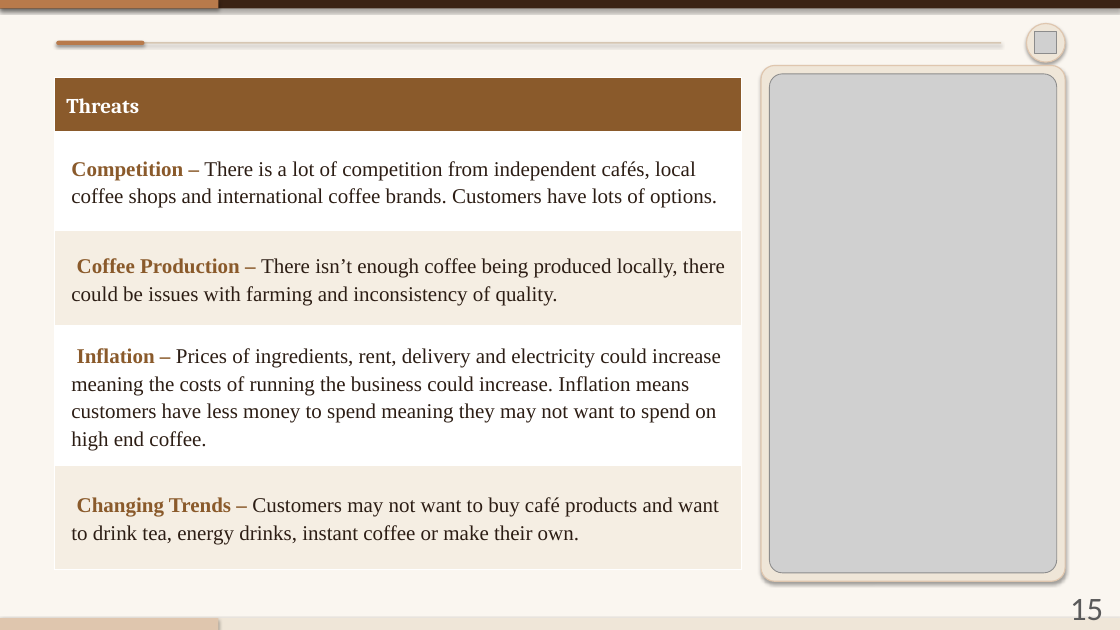
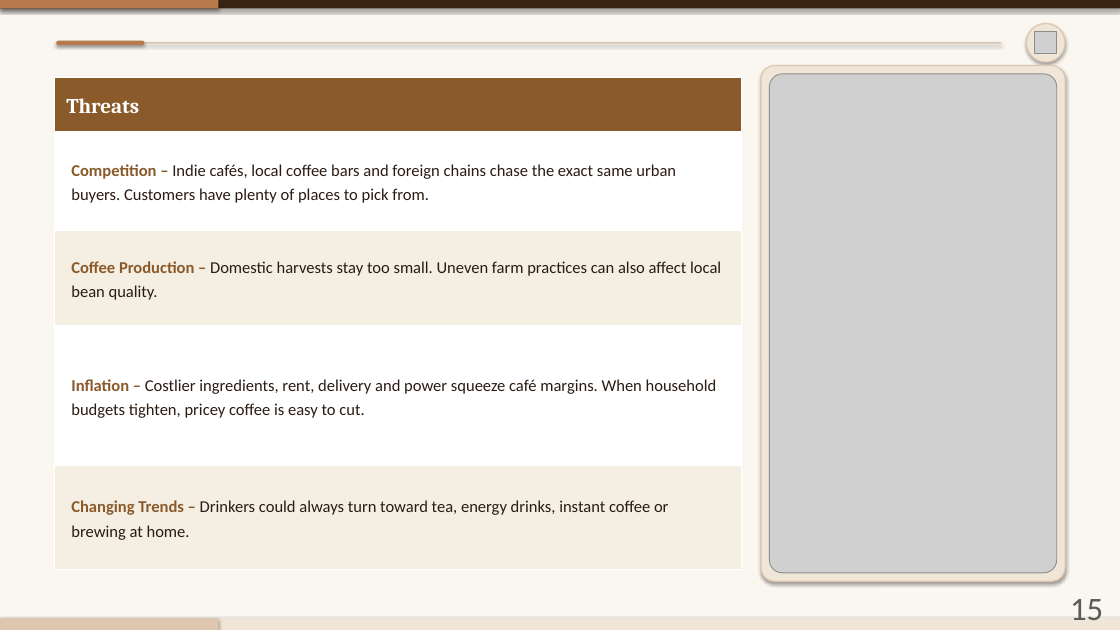
Before and after one commit to AV248/temp, a slide deck: slide 15 of Himalayan_Java_Presentation_Numbered.pptx. Drawn at 1120x630 pixels with LibreOffice and Linux fonts; fonts in the diff are those of the drawing; grey boxes stand for pictures. Boxes give left, top, right and bottom in pixels: in the first picture for what was removed or moved away, otherwise in the second. Text is boxed around its words. In the diff, an @@ line names an element or a change of style, - is before the commit and + after.

```diff
--- a/Himalayan_Java_Presentation_Numbered.pptx
+++ b/Himalayan_Java_Presentation_Numbered.pptx
@@ table at (x1=55, y1=77, x2=742, y2=570) @@
-row 2, column 1: Competition – There is a lot of competition from independent cafés, local coffee shops and international coffee brands. Customers have lots of options.
+row 2, column 1: Competition – Indie cafés, local coffee bars and foreign chains chase the exact same urban buyers. Customers have plenty of places to pick from.
-row 3, column 1: Coffee Production – There isn’t enough coffee being produced locally, there could be issues with farming and inconsistency of quality.
+row 3, column 1: Coffee Production – Domestic harvests stay too small. Uneven farm practices can also affect local bean quality.
-row 4, column 1: Inflation – Prices of ingredients, rent, delivery and electricity could increase meaning the costs of running the business could increase. Inflation means customers have less money to spend meaning they may not want to spend on high end coffee.
+row 4, column 1: Inflation – Costlier ingredients, rent, delivery and power squeeze café margins. When household budgets tighten, pricey coffee is easy to cut.
-row 5, column 1: Changing Trends – Customers may not want to buy café products and want to drink tea, energy drinks, instant coffee or make their own.
+row 5, column 1: Changing Trends – Drinkers could always turn toward tea, energy drinks, instant coffee or brewing at home.
```
Also in this commit, not shown: 21 other slides changed, 1 slide added, 1 slide removed.
